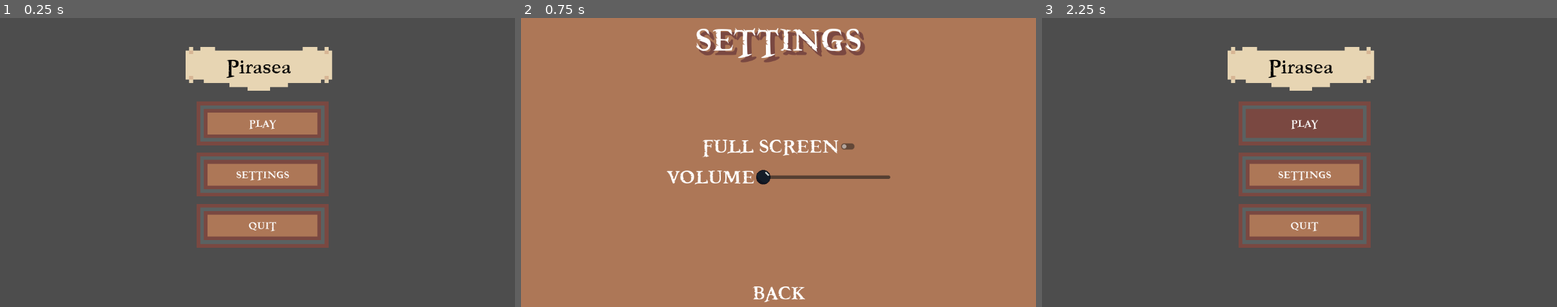
Above: before the commit, frames 1-3 (left to right).
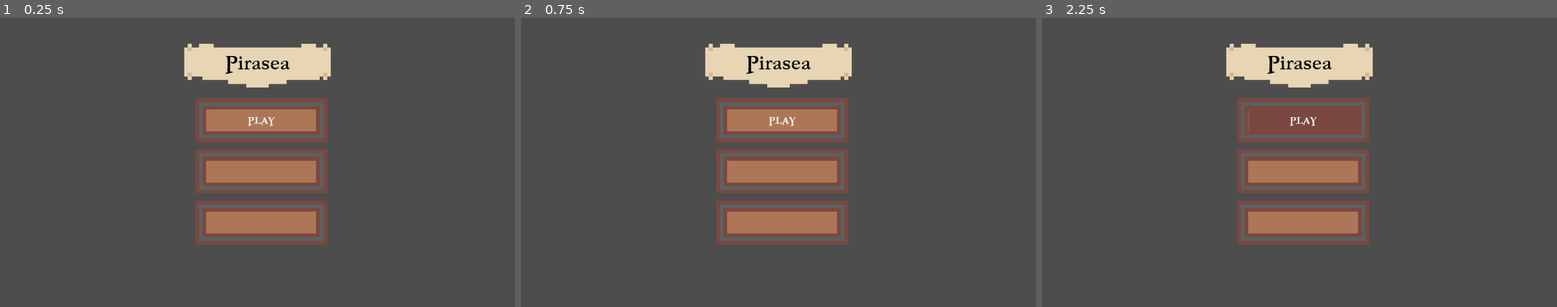
Above: after the commit, the same moments.

Repository: NotAhDog/Pirasea
Game: Godot game, scene res://Scenes/Menu.tscn
Two runs of this game, one before a commit and one after it. Both use one fixed random seed, a clock stepped at 60 frames per second and the inputs below.
Inputs (mouse positions are in pixels of both pictures, inside the frame that each line leads up to):
- Up to frame 1 (0.25 s): no input
- Up to frame 2 (0.75 s): click (783, 174) at 0.5 s, where only the run before the commit has a clickable "SETTINGS"
- Up to frame 3 (2.25 s): click (1299, 292) at 1.25 s, where only the run before the commit has a clickable "BACK"; click "PLAY" at 2 s

The runs differ from the first frame. In frame 1, 8.0% of the frame differs, in the area x 35-65%, y 8-80%; in frame 2, 96%, in the area x 0-100%, y 0-100%; in frame 3, 7.5%.

Commit message:
50 Minutes ill never get back

Diff:
--- a/Pirasea/Scenes/Menu.tscn
+++ b/Pirasea/Scenes/Menu.tscn
@@ -32,16 +32,27 @@
 [node name="CanvasLayer" type="CanvasLayer" parent="."]
 follow_viewport_enabled = true
 
-[node name="Menu" type="Sprite2D" parent="CanvasLayer"]
-position = Vector2(579, 302)
+[node name="GridContainer" type="GridContainer" parent="CanvasLayer"]
+anchors_preset = 15
+anchor_right = 1.0
+anchor_bottom = 1.0
+offset_top = -29.0
+offset_bottom = 30.0
+grow_horizontal = 2
+grow_vertical = 2
+theme_override_constants/h_separation = 100
+theme_override_constants/v_separation = 100
+
+[node name="Menu" type="Sprite2D" parent="CanvasLayer/GridContainer"]
+position = Vector2(576, 324)
 scale = Vector2(8.1875, 8.1875)
 texture = ExtResource("2_2kxi5")
 
-[node name="Pirasea" type="Label" parent="CanvasLayer"]
-offset_left = 506.0
-offset_top = 77.0
-offset_right = 650.0
-offset_bottom = 142.0
+[node name="Pirasea" type="Label" parent="CanvasLayer/GridContainer"]
+custom_minimum_size = Vector2(200, 260)
+layout_mode = 2
+size_flags_horizontal = 6
+size_flags_vertical = 0
 theme = ExtResource("3_ripkh")
 theme_override_colors/font_color = Color(0, 0, 0, 1)
 theme_override_font_sizes/font_size = 64
@@ -49,43 +60,20 @@
 horizontal_alignment = 1
 vertical_alignment = 1
 
-[node name="PlayButton" type="Button" parent="CanvasLayer"]
-z_index = 1
-offset_left = 464.0
-offset_top = 211.0
-offset_right = 711.0
-offset_bottom = 261.0
+[node name="SettingsButton" type="Button" parent="CanvasLayer/GridContainer"]
+visible = false
+custom_minimum_size = Vector2(245, 49)
+layout_mode = 2
+size_flags_horizontal = 4
+size_flags_vertical = 2
+size_flags_stretch_ratio = 0.0
 theme_override_styles/normal = SubResource("StyleBoxFlat_t1118")
 theme_override_styles/hover = SubResource("StyleBoxFlat_6tus1")
 theme_override_styles/pressed = SubResource("StyleBoxFlat_07r8m")
 theme_override_styles/disabled = SubResource("StyleBoxFlat_q768o")
 theme_override_styles/focus = SubResource("StyleBoxFlat_ck081")
 
-[node name="Play" type="Label" parent="CanvasLayer/PlayButton"]
-z_index = 1
-layout_mode = 0
-offset_left = 1.0
-offset_top = 1.0
-offset_right = 246.0
-offset_bottom = 50.0
-theme = ExtResource("3_ripkh")
-theme_override_fonts/font = ExtResource("4_dh0oj")
-text = "PLAY"
-horizontal_alignment = 1
-vertical_alignment = 1
-
-[node name="SettingsButton" type="Button" parent="CanvasLayer"]
-offset_left = 464.0
-offset_top = 326.0
-offset_right = 711.0
-offset_bottom = 376.0
-theme_override_styles/normal = SubResource("StyleBoxFlat_t1118")
-theme_override_styles/hover = SubResource("StyleBoxFlat_6tus1")
-theme_override_styles/pressed = SubResource("StyleBoxFlat_07r8m")
-theme_override_styles/disabled = SubResource("StyleBoxFlat_q768o")
-theme_override_styles/focus = SubResource("StyleBoxFlat_ck081")
-
-[node name="Settings" type="Label" parent="CanvasLayer/SettingsButton"]
+[node name="Settings" type="Label" parent="CanvasLayer/GridContainer/SettingsButton"]
 layout_mode = 0
 offset_left = 1.0
 offset_top = 1.0
@@ -97,18 +85,20 @@
 horizontal_alignment = 1
 vertical_alignment = 1
 
-[node name="QuitButton" type="Button" parent="CanvasLayer"]
-offset_left = 464.0
-offset_top = 441.0
-offset_right = 711.0
-offset_bottom = 491.0
+[node name="QuitButton" type="Button" parent="CanvasLayer/GridContainer"]
+visible = false
+custom_minimum_size = Vector2(245, 49)
+layout_mode = 2
+size_flags_horizontal = 4
+size_flags_vertical = 2
+size_flags_stretch_ratio = 0.0
 theme_override_styles/normal = SubResource("StyleBoxFlat_t1118")
 theme_override_styles/hover = SubResource("StyleBoxFlat_6tus1")
 theme_override_styles/pressed = SubResource("StyleBoxFlat_07r8m")
 theme_override_styles/disabled = SubResource("StyleBoxFlat_q768o")
 theme_override_styles/focus = SubResource("StyleBoxFlat_ck081")
 
-[node name="Quit" type="Label" parent="CanvasLayer/QuitButton"]
+[node name="Quit" type="Label" parent="CanvasLayer/GridContainer/QuitButton"]
 layout_mode = 0
 offset_left = 1.0
 offset_right = 246.0
@@ -119,6 +109,35 @@
 horizontal_alignment = 1
 vertical_alignment = 1
 
-[connection signal="pressed" from="CanvasLayer/PlayButton" to="." method="_on_button_pressed"]
-[connection signal="pressed" from="CanvasLayer/SettingsButton" to="." method="_on_settings_button_pressed"]
-[connection signal="pressed" from="CanvasLayer/QuitButton" to="." method="_on_quit_button_pressed"]
+[node name="Node2D" type="Node2D" parent="CanvasLayer/GridContainer"]
+
+[node name="PlayButton" type="Button" parent="CanvasLayer/GridContainer/Node2D"]
+z_index = 1
+clip_contents = true
+custom_minimum_size = Vector2(245, 49)
+offset_left = 462.0
+offset_top = 234.0
+offset_right = 707.0
+offset_bottom = 283.0
+size_flags_horizontal = 4
+size_flags_vertical = 12
+theme_override_styles/normal = SubResource("StyleBoxFlat_t1118")
+theme_override_styles/hover = SubResource("StyleBoxFlat_6tus1")
+theme_override_styles/pressed = SubResource("StyleBoxFlat_07r8m")
+theme_override_styles/disabled = SubResource("StyleBoxFlat_q768o")
+theme_override_styles/focus = SubResource("StyleBoxFlat_ck081")
+
+[node name="Play" type="Label" parent="CanvasLayer/GridContainer/Node2D/PlayButton"]
+z_index = 1
+layout_mode = 0
+offset_right = 245.0
+offset_bottom = 49.0
+theme = ExtResource("3_ripkh")
+theme_override_fonts/font = ExtResource("4_dh0oj")
+text = "PLAY"
+horizontal_alignment = 1
+vertical_alignment = 1
+
+[connection signal="pressed" from="CanvasLayer/GridContainer/SettingsButton" to="." method="_on_settings_button_pressed"]
+[connection signal="pressed" from="CanvasLayer/GridContainer/QuitButton" to="." method="_on_quit_button_pressed"]
+[connection signal="pressed" from="CanvasLayer/GridContainer/Node2D/PlayButton" to="." method="_on_button_pressed"]
--- a/Pirasea/Scenes/Setting.tscn
+++ b/Pirasea/Scenes/Setting.tscn
@@ -121,14 +121,12 @@
 text = "BACK"
 
 [node name="ColorRect" type="ColorRect" parent="."]
-layout_mode = 1
-anchors_preset = 4
-anchor_top = 0.5
-anchor_bottom = 0.5
-offset_left = -84.0
-offset_top = -473.0
-offset_right = 2724.0
-offset_bottom = 1017.0
+z_index = -2
+layout_mode = 2
+offset_left = -1308.0
+offset_top = -567.0
+offset_right = 3066.0
+offset_bottom = 2565.0
 grow_vertical = 2
 color = Color(0.678431, 0.466667, 0.341176, 1)
 
